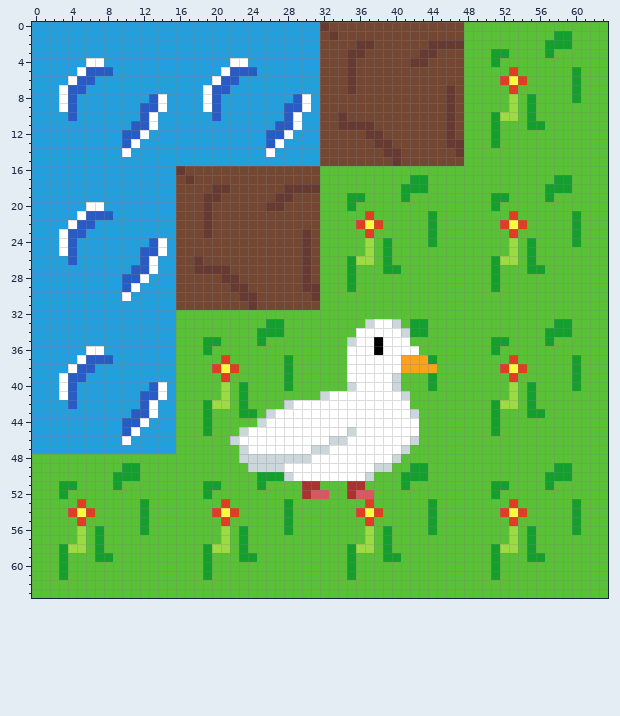
Pixel-art sprite -- assets/sprites/titlescreen-prototype.png. That is the earlier state.
The file is 64x64 pixels.
Now the later version:
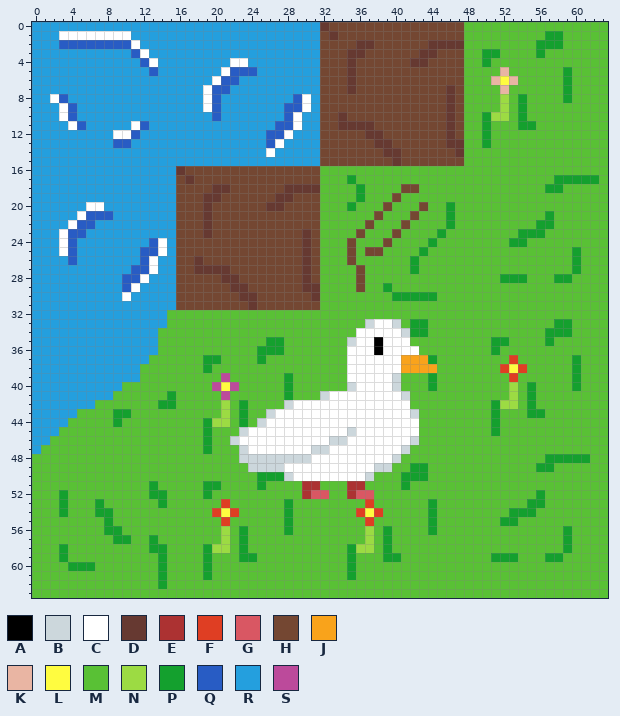
Palette (. is transparent): A #000000  B #ccd7dc  C #ffffff  D #663931  E #ac3232  F #df3e23  G #d95763  H #744732  J #f9a31b  K #e9b5a3  L #fffc40  M #59c135  N #9cdb43  P #14a02e  Q #285cc4  R #249fde  S #bc4a9b
Difference:
Changed rows in their new state; - is an unchanged pixel.
first column x 1:
 1 --CCCCCCCC----------------------------------------------P-M---
 2 --QQQQQQQQC--------------------------------------------P--M---
 3 ----------QC-------------------------------------P-M---PM-----
 4 -----RR----QC------------------------------------PM-----------
 5 ----RRRR----Q--------------------------------------KM-----PM--
 6 ---RRR--------------------------------------------KLKM----PM--
 7 --RRR----------------------------------------------KM-----PM--
 8 -CQR--------RR-------------------------------------NMPM---PM--
 9 -----------RRR-------------------------------------NMPM-------
10 --C--------RR------------------------------------PN-MPM-------
11 ---CQ-----C-R------------------------------------PM--P-M------
12 --------CC-R-------------------------------------PM-----------
13 --------Q-R--------------------------------------PM-----------
14 ---------R----------------------------------------------------
17 ----------------------------------P------MM----------------PPP
18 -----------------------------------P----HHM---------------M---
19 ----------------------------------M----HM---------MM----M-----
20 --------------------------------------H---H--P----M-----------
21 ------------------------------------MH---H-M-P------M---P--M--
22 -----------------------------------MHM--H--M-P-----MMM-PP--M--
23 -----------------------------------HM--H---MP-------MPPP---M--
24 ----------------------------------H-M-H-------------PPM----M--
25 ----------------------------------H-HHM---P---------M-M----P--
26 ----------------------------------HMM-M--P--------MMM-M----P--
27 ----------------------------------MH--MM-P--------M---MM---P--
28 ----------------------------------MH--------------MPPP---PP---
29 ----------------------------------MH--P-----------M-----------
30 ---------------------------------------PPPPP------------------
32 --------------M-----------------------------------------------
33 --------------M----------MM-----------------------------------
34 -------------MM---------MMM-----------------------------------
35 -------------MM---MM----MPP-----------------------------------
36 -----RR------MM---M-----PPP-----------------------------------
37 ----RRRR----MMM---PPM---P--M----------------------------------
38 ---RRR-----MMMM---PMMM-----M----------------------------------
39 --RRR------MMMM-----S-----------------------------------------
40 --RR-----MMMMMM----SLSM---------------------------------------
41 --RR----MMMMMMP-----S-M----P----------------------------------
42 ---R--MMMMMMMPP---MM------------------------------------------
43 ----MMMMPPMMMMM---M-N--M--------------------------------------
44 ---MMMMMPMMMMMM----NN-P---------------------------------------
45 --MMMMMMMMMMMMM-----------------------------------------------
46 -MMMMMMMMMMMMMM---P-------------------------------------------
47 MMMMMMMMMMMMMMM---P-------------------------------------------
48 --------------------------------------------------------PPPPP-
49 ---------MM--------------------------------------------PPMM---
50 --------MMM---------------------------------------------MMM---
51 --MM----M---P-------------------------------------MM----M-----
52 ------------PP------------------------------------M----P------
53 --P-M-P----M-P--------------------------------------M-PP---M--
54 --PMMMPP---M---------------------------------------MPPP----M--
55 ----M--P---M---------------------------------------PP------M--
56 ----M-MPP--M----------------------------------------M-M---PM--
57 ----M-M-PP--P---------------------------------------M-M---P---
58 ---MM-M-----PP------------------------------------MMM-M---P---
59 ------MM-----P-------------------------------------PP-MMPP----
60 --MPPP-------P------------------------------------M-----------
61 --M----------P------------------------------------M-----------
62 -------------P------------------------------------------------
